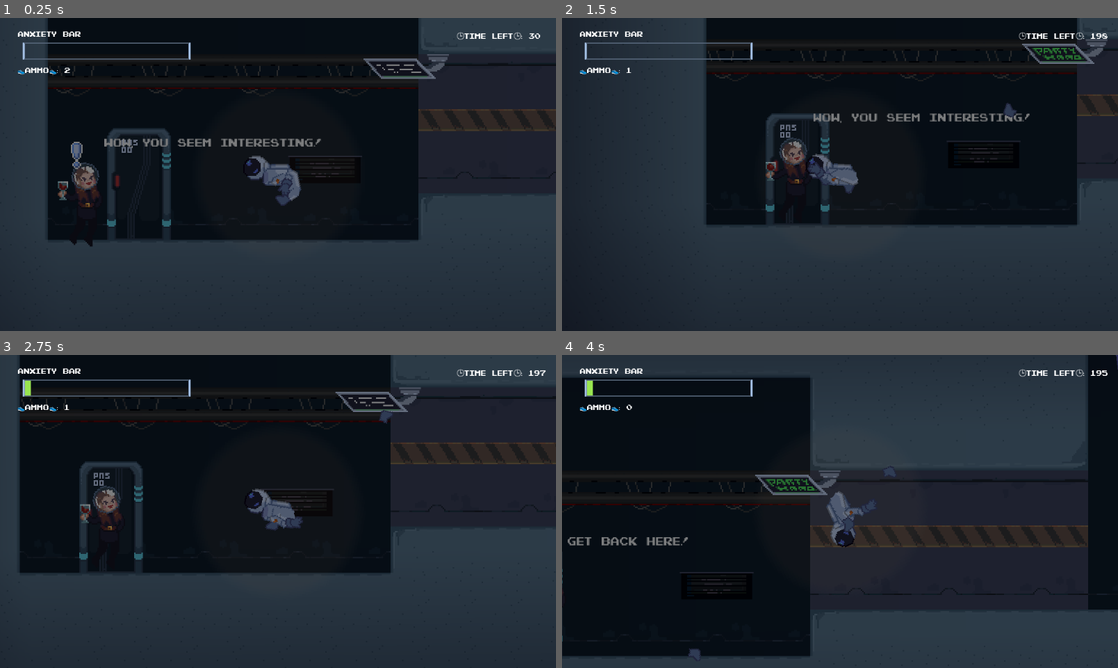
Above: before the commit, frames 1-4 (two rows, left to right).
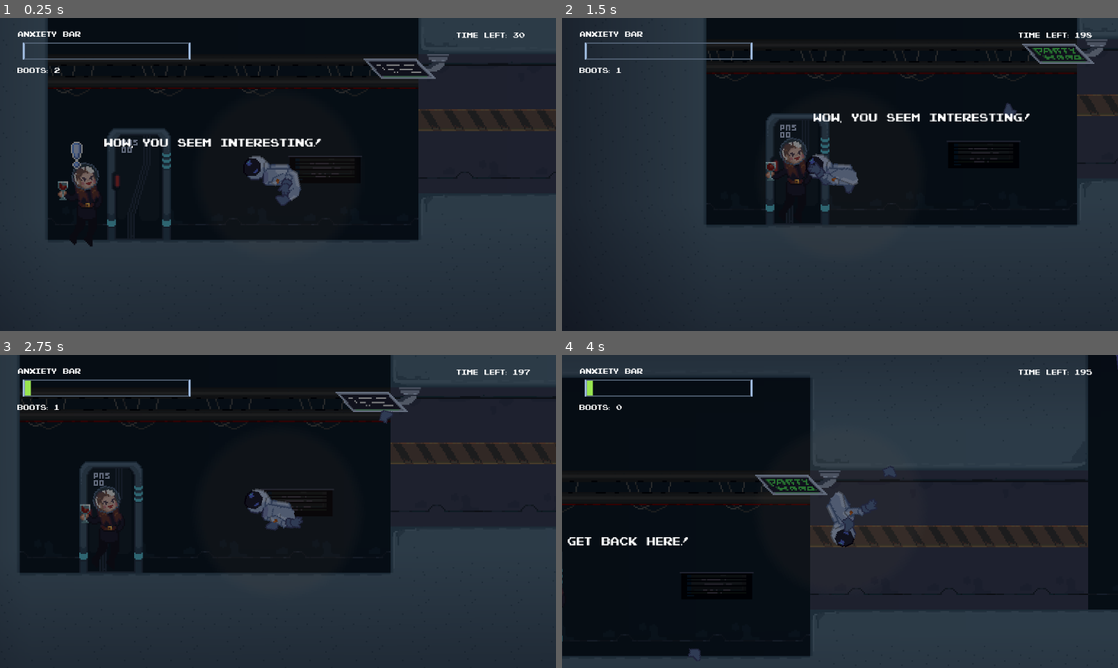
Above: after the commit, the same moments.

Repository: PiotrusWatson/last_party
Game: Godot game, scene res://worlds/piotrus_scene.tscn
The game is run twice, just before and just after one commit, with the same random seed, the same clock (stepped at 60 frames per second) and the same inputs. This scene is started directly instead of the project's main scene.
Inputs (mouse positions are in pixels of both pictures, inside the frame that each line leads up to):
- Up to frame 1 (0.25 s): no input
- Up to frame 2 (1.5 s): move the mouse to (962, 158) at 0.52 s; right-click (962, 158) at 0.6 s; move the mouse to (728, 190) at 1.27 s; click (728, 190) at 1.35 s
- Up to frame 3 (2.75 s): move the mouse to (333, 442) at 2.02 s; tap E (Interact) at 2.1 s
- Up to frame 4 (4 s): move the mouse to (812, 574) at 2.77 s; right-click (812, 574) at 2.85 s; move the mouse to (1006, 558) at 3.52 s; press the mouse at (1006, 558) at 3.53 s

The runs differ from the first frame. In frame 1, 0.9% of the frame differs, in the area x 3-98%, y 4-42%; in frame 2, 1.0%, in the area x 3-99%, y 4-34%; in frame 3, 0.3%; in frame 4, 0.7%.

Commit message:
updated text to not have emojis

Diff:
--- a/UI/ammo.gd
+++ b/UI/ammo.gd
@@ -2,4 +2,4 @@
 
 
 func display_ammo(ammo):
-	text = "👟Ammo👟: " + str(ammo)
+	text = "Boots: " + str(ammo)
--- a/UI/clock.gd
+++ b/UI/clock.gd
@@ -1,4 +1,4 @@
 extends Label
 
 func set_time(amount: int):
-	text = "🕒Time Left🕒: " + str(amount)
+	text = "Time Left: " + str(amount)
--- a/prefabs/partygoer/partygoer.tscn
+++ b/prefabs/partygoer/partygoer.tscn
@@ -74,6 +74,7 @@
 wait_time = 0.3
 
 [node name="DialogueDisplayer" type="Label" parent="."]
+z_index = 10
 texture_filter = 1
 offset_left = 12.0
 offset_top = -52.0
--- a/worlds/menu.gd
+++ b/worlds/menu.gd
@@ -4,7 +4,6 @@
 # Called when the node enters the scene tree for the first time.
 func _ready() -> void:
 	pass # Replace with function body.
-
 
 # Called every frame. 'delta' is the elapsed time since the previous frame.
 func _process(delta: float) -> void:
--- a/worlds/piotrus_scene.tscn
+++ b/worlds/piotrus_scene.tscn
@@ -467,6 +467,7 @@
 offset_top = 98.0
 offset_right = -417.0
 offset_bottom = 121.0
+text = "Boots: 2"
 
 [node name="AnxietyBar" parent="UI/UI" instance=ExtResource("10_genvr")]
 layout_mode = 1
@@ -486,7 +487,7 @@
 offset_bottom = 48.0
 grow_horizontal = 0
 theme = SubResource("Theme_cy7yc")
-text = "🕒Time Left🕒: 30"
+text = "Time Left: 30"
 script = ExtResource("10_wims2")
 
 [node name="God" type="Node" parent="."]
--- a/worlds/tutorial_scene.tscn
+++ b/worlds/tutorial_scene.tscn
@@ -262,6 +262,7 @@
 
 Launch yourself off walls and objects by left click
 throw your boot for momentum by right click
+You can get your boots back by bumping into them
 
 Don't let party guests get too close to your personal space
 Drink alcohol to soothe anxiety"
Not shown: 1 places in worlds/tutorial_scene.tscn that only renumber resources
